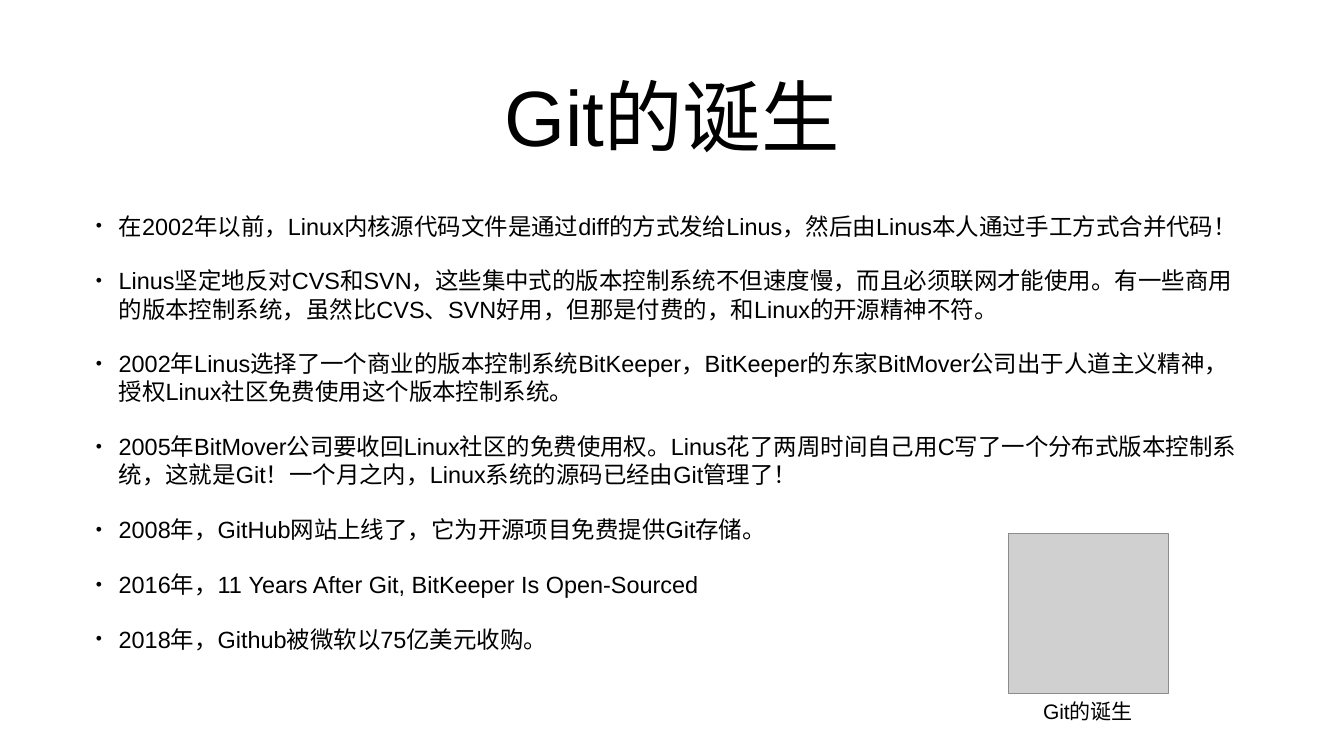
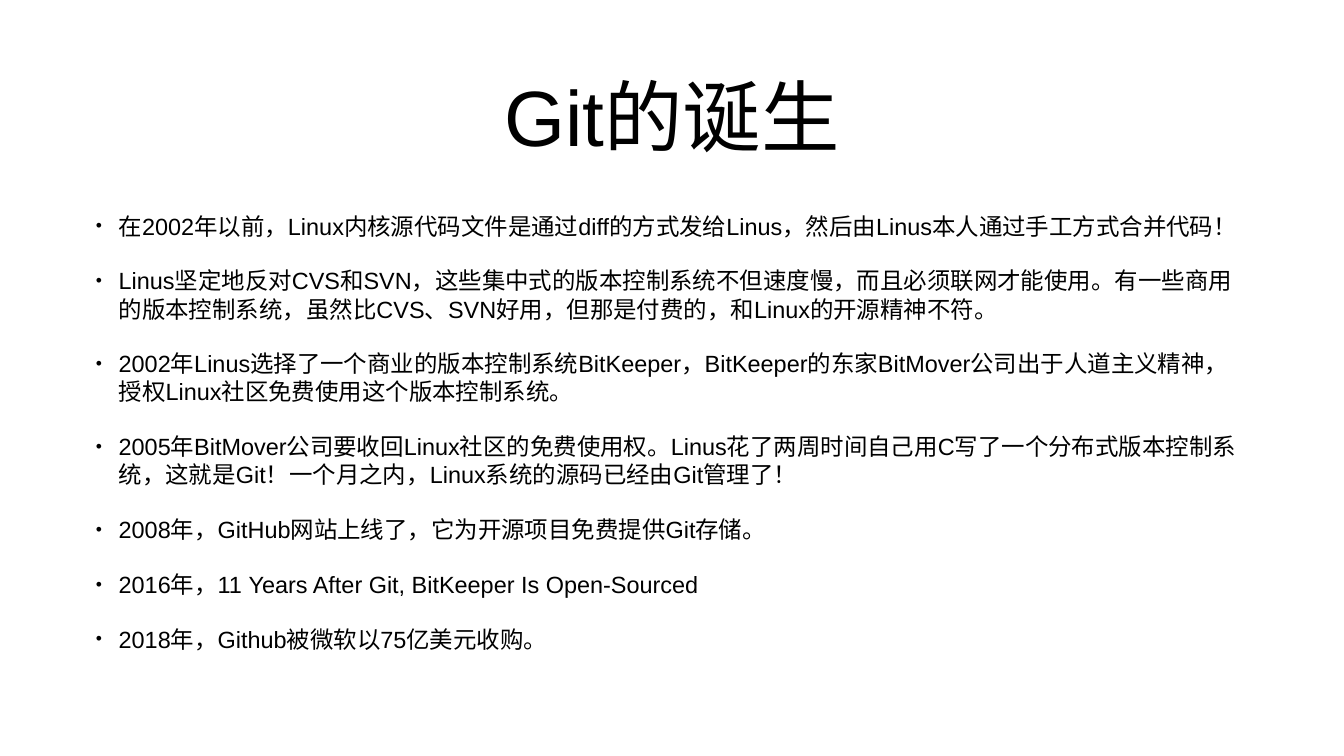
Before and after one commit to mengning/se, a slide deck: slide 33 of ppt/工欲善其事必先利其器.pptx. Drawn at 1344x756 pixels with LibreOffice and Linux fonts; fonts in the diff are those of the drawing; grey boxes stand for pictures. Boxes give left, top, right and bottom in pixels: in the first picture for what was removed or moved away, otherwise in the second. Text is boxed around its words. In the diff, an @@ line names an element or a change of style, - is before the commit and + after.

```diff
--- a/ppt/工欲善其事必先利其器.pptx
+++ b/ppt/工欲善其事必先利其器.pptx
@@ picture removed at [1008,534,1168,693] @@
@@ text removed at [1043,703,1133,721] @@
-Git的诞生
```
Also in this commit, not shown: 7 other slides changed, 4 slides added, 6 slides removed, 1 other file.
